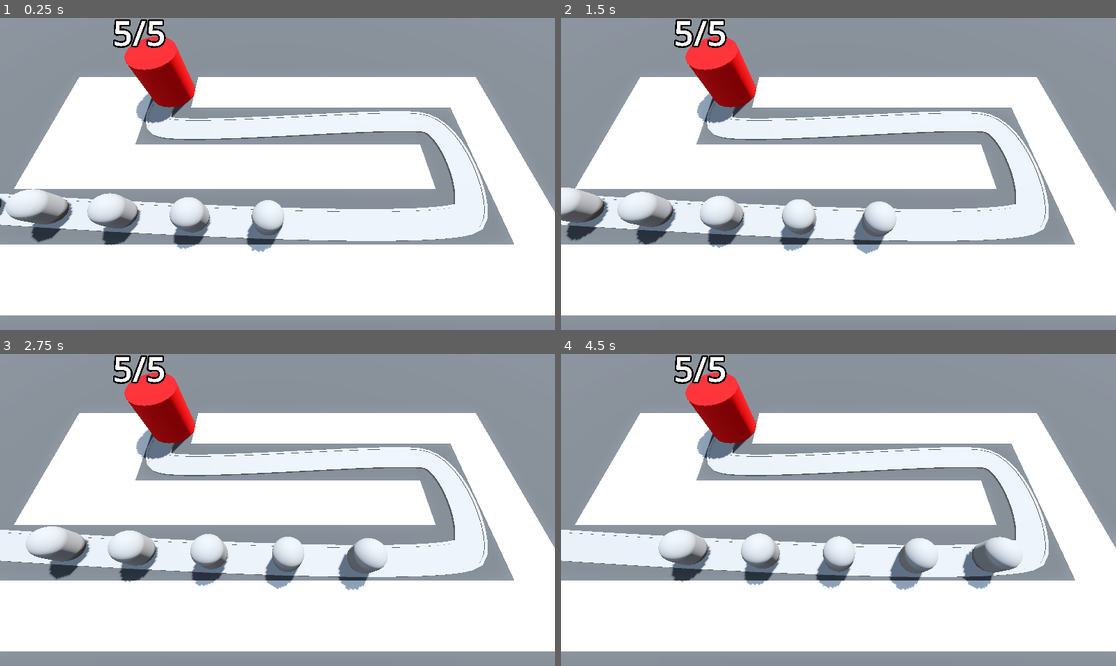
Above: before the commit, frames 1-4 (two rows, left to right).
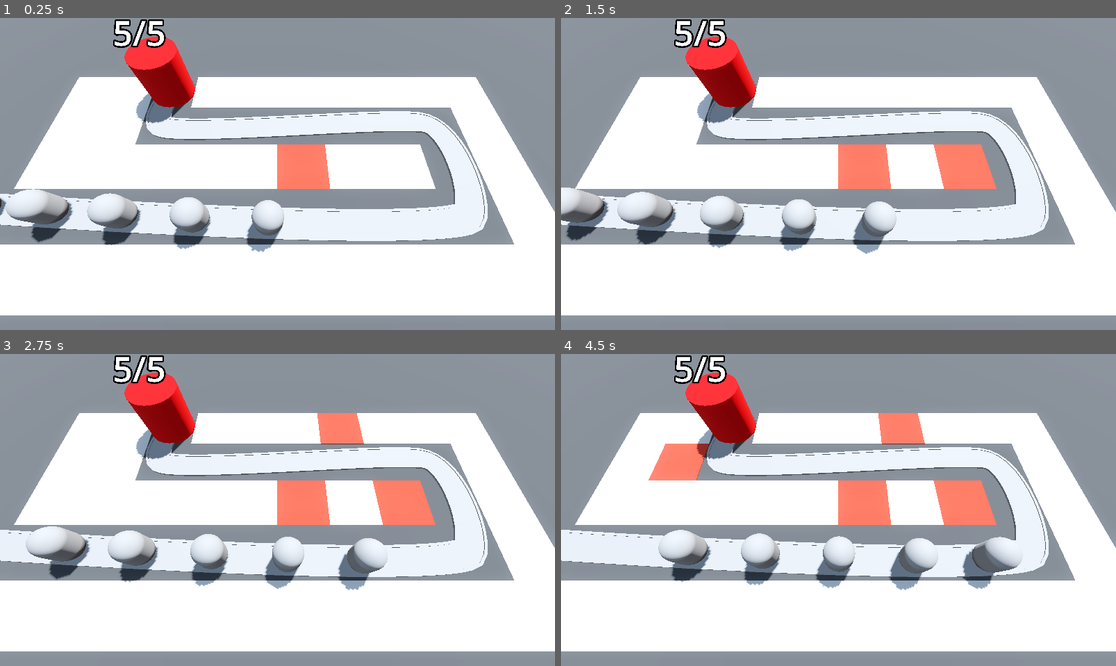
Above: after the commit, the same moments.

Repository: niamh-d/godot-3d-tower-defence
Game: Godot game, scene res://Scenes/base_level.tscn
Same seed, same stepped clock (60 frames per second), same inputs: the game is played once before the commit and once after it.
Inputs (mouse positions are in pixels of both pictures, inside the frame that each line leads up to):
- Up to frame 1 (0.25 s): no input
- Up to frame 2 (1.5 s): move the mouse to (960, 158) at 0.52 s; move the mouse to (727, 189) at 1.27 s
- Up to frame 3 (2.75 s): move the mouse to (333, 441) at 2.02 s
- Up to frame 4 (4.5 s): move the mouse to (810, 572) at 2.77 s; move the mouse to (1005, 556) at 3.52 s; move the mouse to (672, 463) at 4.27 s

The runs differ from the first frame. In frame 1, 1.3% of the frame differs, in the area x 49-60%, y 40-55%; in frame 2, 2.6%; in frame 3, 3.3%; in frame 4, 4.3%, in the area x 15-79%, y 18-55%.

Commit message:
gridmap cells are updated on hover

Diff:
--- /dev/null
+++ b/Scenes/RayPickerCamera/ray_picker_camera.gd
@@ -0,0 +1,18 @@
+extends Camera3D
+
+@export var grid_map:GridMap
+
+@onready var ray_cast_3d: RayCast3D = $RayCast3D
+
+func _process(delta: float) -> void:
+	var mouse_pos: Vector2 = get_viewport().get_mouse_position()
+	ray_cast_3d.target_position = project_local_ray_normal(mouse_pos) * 100.0
+	ray_cast_3d.force_raycast_update()
+
+	if ray_cast_3d.is_colliding():
+		var collider = ray_cast_3d.get_collider()
+		if collider is GridMap:
+			var collision_pt = ray_cast_3d.get_collision_point()
+			var cell = grid_map.local_to_map(collision_pt)
+			if grid_map.get_cell_item(cell) == 0:
+				grid_map.set_cell_item(cell, 1)
--- /dev/null
+++ b/Scenes/RayPickerCamera/ray_picker_camera.tscn
@@ -0,0 +1,10 @@
+[gd_scene load_steps=2 format=3 uid="uid://bxyu0ex26b26g"]
+
+[ext_resource type="Script" path="res://Scenes/RayPickerCamera/ray_picker_camera.gd" id="1_1uqoc"]
+
+[node name="RayPickerCamera" type="Camera3D"]
+transform = Transform3D(1, 0, 0, 0, 0.422618, 0.906308, 0, -0.906308, 0.422618, 0, 14.5, 9.5)
+script = ExtResource("1_1uqoc")
+
+[node name="RayCast3D" type="RayCast3D" parent="."]
+target_position = Vector3(0, -5, 0)
--- a/Scenes/base_level.tscn
+++ b/Scenes/base_level.tscn
@@ -1,6 +1,7 @@
-[gd_scene load_steps=9 format=3 uid="uid://blu885i46rvl6"]
+[gd_scene load_steps=10 format=3 uid="uid://blu885i46rvl6"]
 
 [ext_resource type="MeshLibrary" uid="uid://dsqiumw83bhdy" path="res://MeshLibraries/SpaceLibrary.tres" id="1_1xu8l"]
+[ext_resource type="PackedScene" uid="uid://bxyu0ex26b26g" path="res://Scenes/RayPickerCamera/ray_picker_camera.tscn" id="1_17pwx"]
 [ext_resource type="PackedScene" uid="uid://cgpx5d1ebwukw" path="res://Scenes/Enemy/enemy.tscn" id="2_3q4ae"]
 [ext_resource type="PackedScene" uid="uid://dkkb8h7iyh54v" path="res://Scenes/Base/base.tscn" id="3_yfdac"]
 
@@ -41,8 +42,8 @@
 size = Vector3(100, 2, 100)
 material = SubResource("StandardMaterial3D_anjpx")
 
-[node name="Camera3D" type="Camera3D" parent="."]
-transform = Transform3D(1, 0, 0, 0, 0.422618, 0.906308, 0, -0.906308, 0.422618, 0, 14.5, 9.5)
+[node name="RayPickerCamera" parent="." node_paths=PackedStringArray("grid_map") instance=ExtResource("1_17pwx")]
+grid_map = NodePath("../GridMap")
 
 [node name="GridMap" type="GridMap" parent="."]
 mesh_library = ExtResource("1_1xu8l")
Not shown: 4 places in MeshLibraries/SpaceLibrary.tres that only renumber resources
